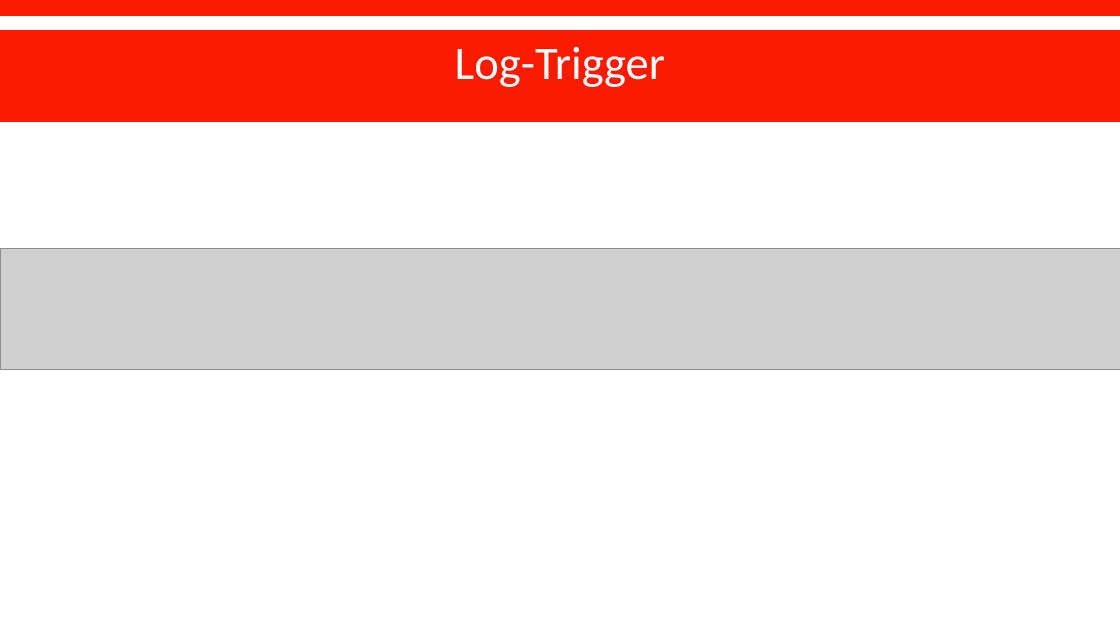
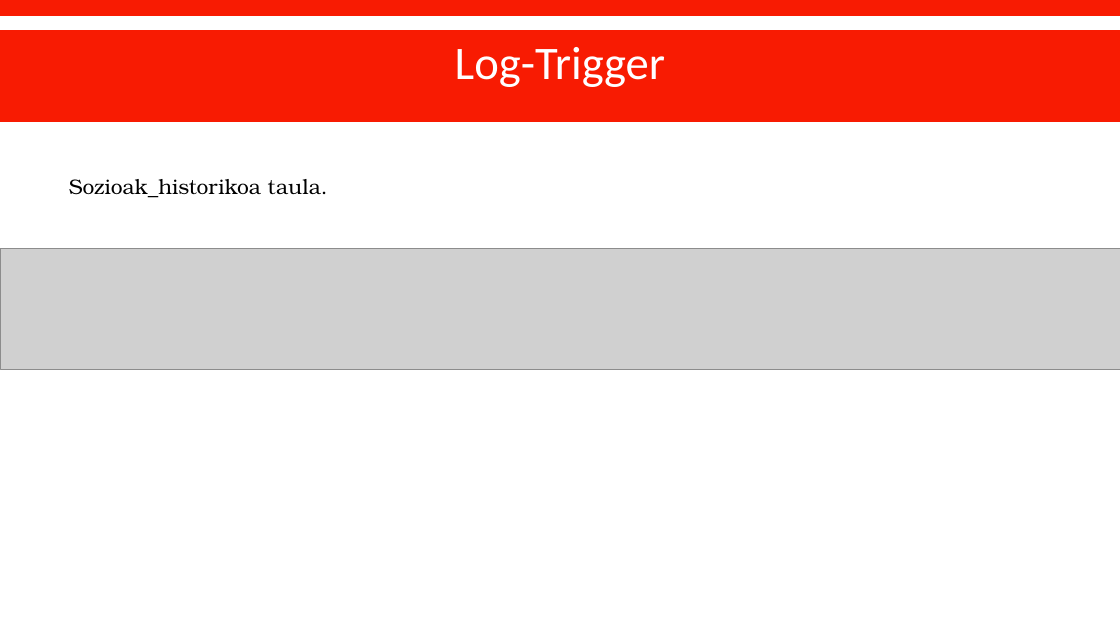
Before and after one commit to OceansForce/Erronka_5_Taldea, a slide deck: slide 5 of Aurkezpena/Aurkezpena_5.taldea_2.sprint.pptx. Drawn at 1120x630 pixels with LibreOffice and Linux fonts; fonts in the diff are those of the drawing; grey boxes stand for pictures. Boxes give left, top, right and bottom in pixels: in the first picture for what was removed or moved away, otherwise in the second. Text is boxed around its words. In the diff, an @@ line names an element or a change of style, - is before the commit and + after.

```diff
--- a/Aurkezpena/Aurkezpena_5.taldea_2.sprint.pptx
+++ b/Aurkezpena/Aurkezpena_5.taldea_2.sprint.pptx
@@ text added at (69,179,328,198), 18 pt, text #000000 @@
+Sozioak_historikoa taula.
```
Also in this commit, not shown: 7 other slides changed, 4 slides added, 1 slide removed.
